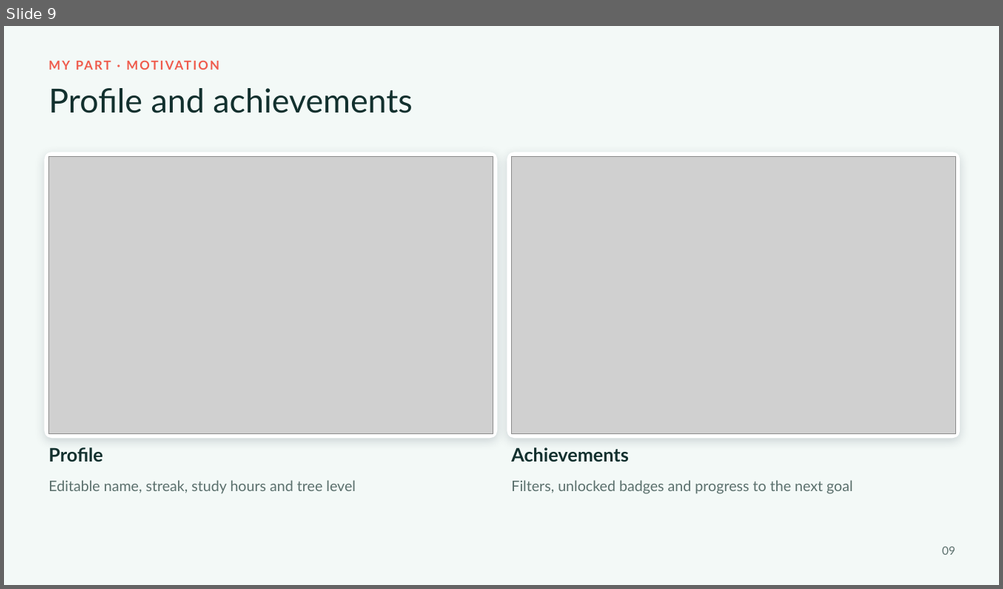
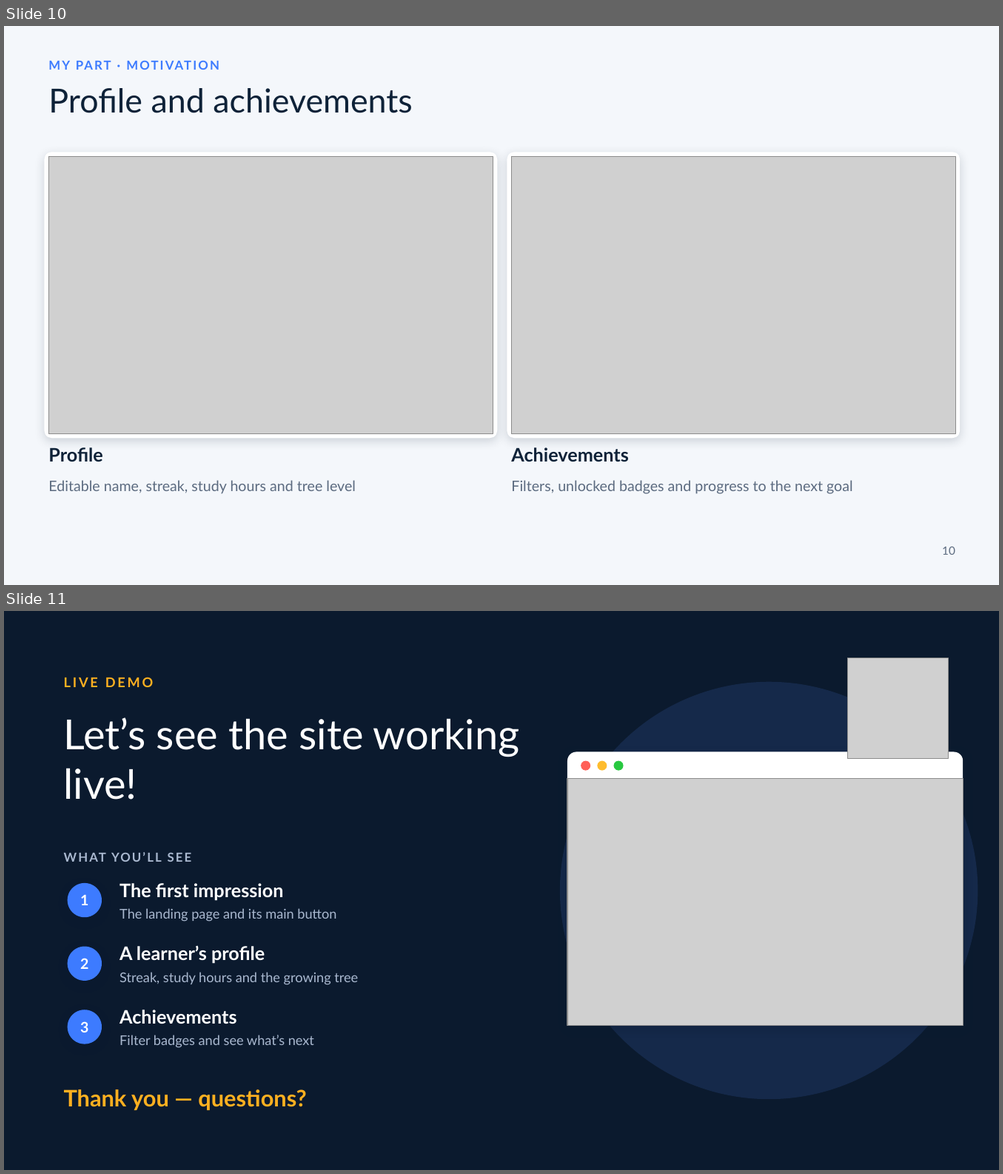
Before and after one commit to Saif-eldin-Ahmed-Helmy/Interactive-Learning-Platform, a slide deck: output/discussion/Maaly-DEPI-Discussion.pptx. Shown one above the other, each under a label of ours: slide 9 before the commit, slides 10 and 11 after it. The pictures are 1003x589 and 1003x1174 pixels, drawn with LibreOffice and Linux fonts; fonts in the diff are those of the drawing; grey boxes stand for pictures. Boxes give left, top, right and bottom in pixels: in the first picture for what was removed or moved away, otherwise in the second. Text is boxed around its words. In the diff, an @@ line names an element or a change of style, - is before the commit and + after.

```diff
--- a/output/discussion/Maaly-DEPI-Discussion.pptx
+++ b/output/discussion/Maaly-DEPI-Discussion.pptx
@@ slide 11 added at <box>4,611,999,1170</box>, background #0B1A2E @@
@@ text added at <box>64,677,153,687</box>, 13 pt, text #FFB020, bold @@
+LIVE DEMO
@@ picture added at <box>847,658,948,759</box> @@
@@ ellipse added at <box>560,682,978,1099</box>, fill #15294A @@
@@ text added at <box>64,718,520,800</box>, 40 pt, text #FFFFFF @@
+Let’s see the site working live!
@@ rounded rectangle added at <box>567,752,963,1026</box>, fill #FFFFFF @@
@@ ellipse added at <box>580,761,590,771</box>, fill #FF5F57 @@
@@ ellipse added at <box>597,761,607,771</box>, fill #FEBC2E @@
@@ ellipse added at <box>614,761,623,771</box>, fill #28C840 @@
@@ picture added at <box>567,779,963,1026</box> @@
@@ text added at <box>64,850,512,872</box>, 12 pt, text #A9B8CF, bold @@
+WHAT YOU’LL SEE
@@ ellipse added at <box>68,883,102,917</box>, fill #3D7BFF @@
@@ text added at <box>80,895,88,906</box>, 14 pt, text #FFFFFF, bold @@
+1
@@ text added at <box>119,883,284,900</box>, 18 pt, text #FFFFFF, bold @@
+The first impression
@@ text added at <box>119,908,336,922</box>, 13 pt, text #A9B8CF @@
+The landing page and its main button
@@ ellipse added at <box>68,947,102,981</box>, fill #3D7BFF @@
@@ text added at <box>80,958,88,969</box>, 14 pt, text #FFFFFF, bold @@
+2
@@ text added at <box>119,945,264,964</box>, 18 pt, text #FFFFFF, bold @@
+A learner’s profile
@@ text added at <box>119,972,358,985</box>, 13 pt, text #A9B8CF @@
+Streak, study hours and the growing tree
@@ ellipse added at <box>68,1010,102,1045</box>, fill #3D7BFF @@
@@ text added at <box>119,1010,236,1025</box>, 18 pt, text #FFFFFF, bold @@
+Achievements
@@ text added at <box>80,1022,88,1033</box>, 14 pt, text #FFFFFF, bold @@
+3
@@ text added at <box>119,1035,314,1048</box>, 13 pt, text #A9B8CF @@
+Filter badges and see what’s next
@@ text added at <box>64,1090,307,1111</box>, 22 pt, text #FFB020, bold @@
+Thank you — questions?
@@ what was slide 9 is now slide 10 @@
@@ slide 10 changed as well @@
@@ background #F3F9F7 to #F4F7FB @@
@@ text "MY PART · MOTIVATION" at <box>48,57,720,80</box>: text colour #EF5B4C to #3D7BFF @@
@@ text "Editable name, streak, study hours ..." at <box>48,480,356,494</box>: text colour #5A6F6C to #5C6B80 @@
@@ text "Filters, unlocked badges and progress ..." at <box>511,480,853,494</box>: text colour #5A6F6C to #5C6B80 @@
@@ text at <box>942,547,955,555</box>: text changed; text colour #5A6F6C to #5C6B80 @@
-09
+10
```
Also in this commit, not shown: 8 other slides changed, 3 other slides added, 3 slides removed, 10 other files.
